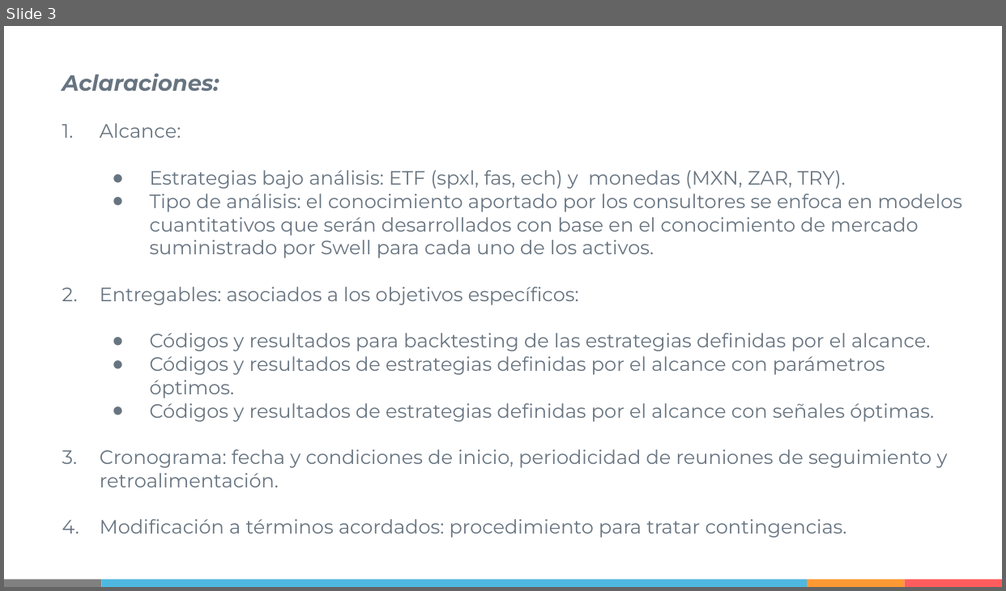
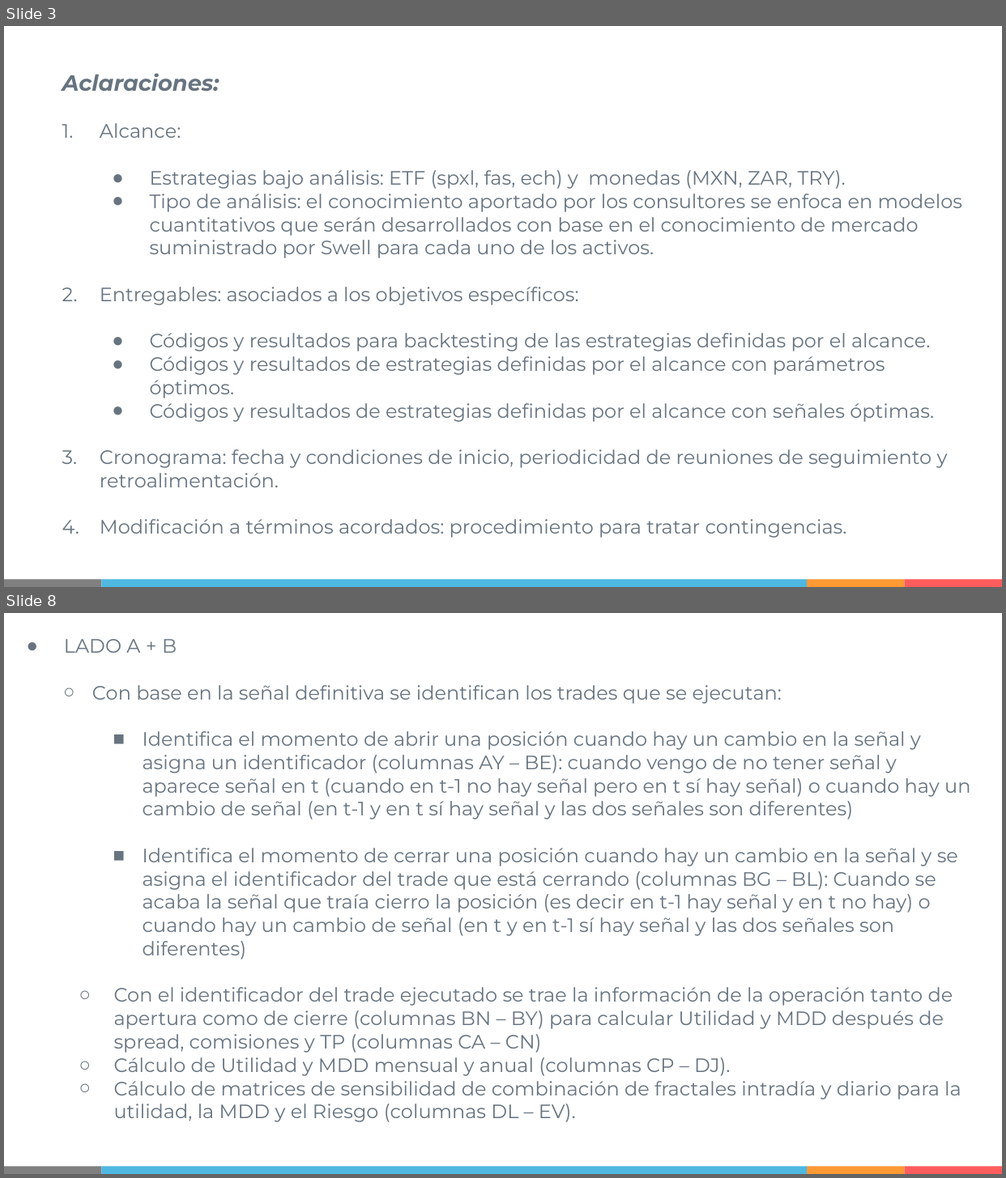
Before and after one commit to IISOS/Swell_2_Optimizacion_estrategias, a slide deck: Presentaciones/Swell - Optimización de estrategias - Plan de trabajo.pptx. Shown one above the other, each under a label of ours: slide 3 before the commit, slides 3 and 8 after it; the slides between them are not shown. The pictures are 1006x591 and 1006x1178 pixels, drawn with LibreOffice and Linux fonts; fonts in the diff are those of the drawing. Boxes give left, top, right and bottom in pixels: in the first picture for what was removed or moved away, otherwise in the second. Text is boxed around its words. In the diff, an @@ line names an element or a change of style, - is before the commit and + after.

Commit message:
Base Datos

```diff
--- a/Presentaciones/Swell - Optimización de estrategias - Plan de trabajo.pptx
+++ b/Presentaciones/Swell - Optimización de estrategias - Plan de trabajo.pptx
@@ slide 8 added at [4, 613, 1002, 1174], background #FFFFFF; not listed: 4 template elements that a slide beside it also shows @@
@@ text added at [64, 639, 970, 1122], 14 pt, text #677480 @@
+● LADO A + B
+  ○ Con base en la señal definitiva se identifican los trades que se ejecutan:
+    ■ Identifica el momento de abrir una posición cuando hay un cambio en la señal y asigna un identificador (columnas AY – BE): cuando vengo de no tener señal y aparece señal en t (cuando en t-1 no hay señal pero en t sí hay señal) o cuando hay un cambio de señal (en t-1 y en t sí hay señal y las dos señales son diferentes)
+    ■ Identifica el momento de cerrar una posición cuando hay un cambio en la señal y se asigna el identificador del trade que está cerrando (columnas BG – BL): Cuando se acaba la señal que traía cierro la posición (es decir en t-1 hay señal y en t no hay) o cuando hay un cambio de señal (en t y en t-1 sí hay señal y las dos señales son diferentes)
+  ○ Con el identificador del trade ejecutado se trae la información de la operación tanto de apertura como de cierre (columnas BN – BY) para calcular Utilidad y MDD después de spread, comisiones y TP (columnas CA – CN)
+  ○ Cálculo de Utilidad y MDD mensual y anual (columnas CP – DJ).
+  ○ Cálculo de matrices de sensibilidad de combinación de fractales intradía y diario para la utilidad, la MDD y el Riesgo (columnas DL – EV).
```
Also in this commit, not shown: 1 slide changed, 15 other slides added, 11 other files.
